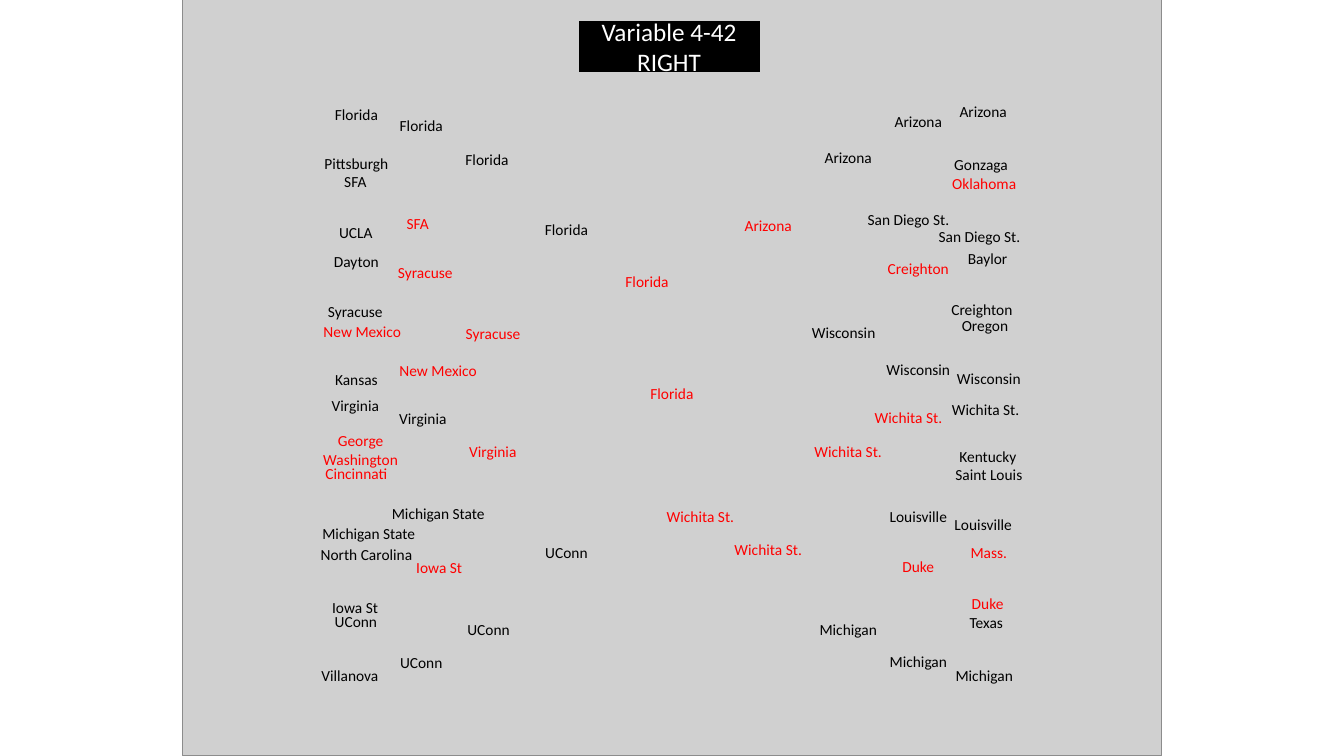
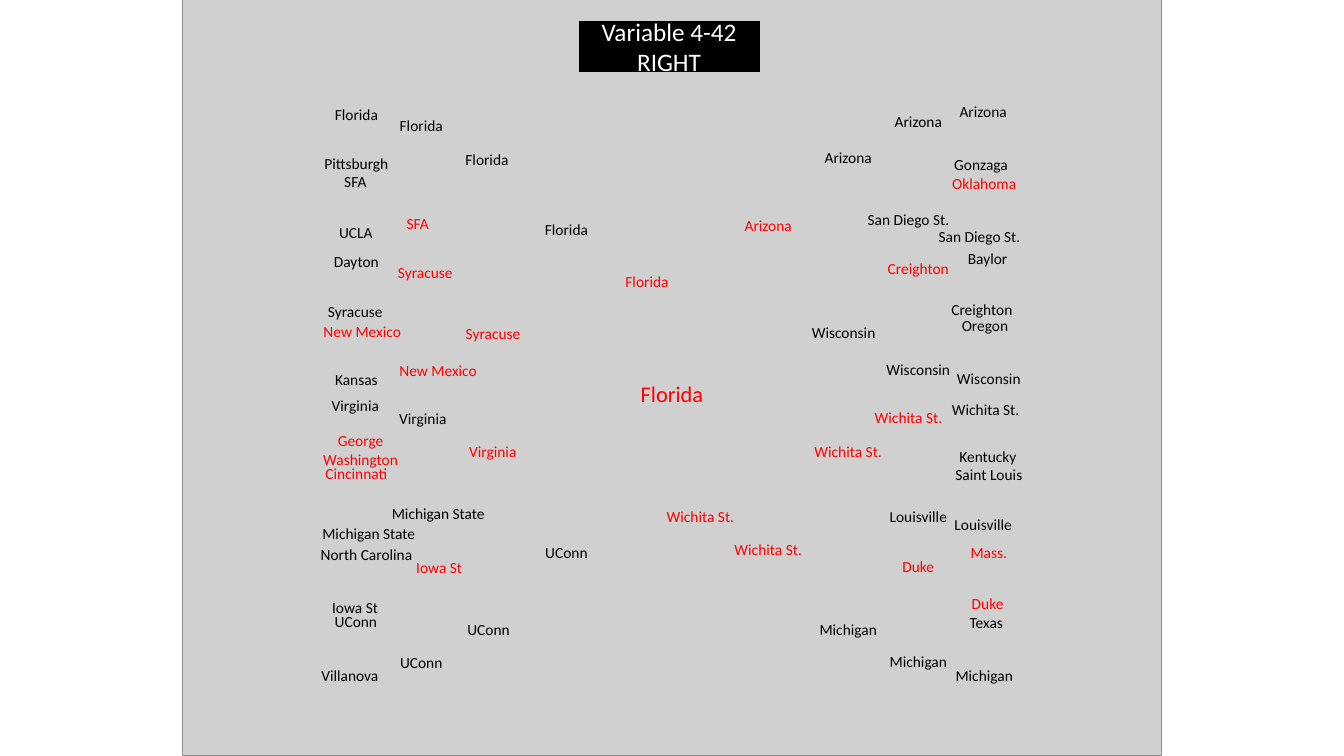
Before and after one commit to NicholasFrederick/March-Madness-Prediction, a slide deck: slide 8 of Brackets.pptx. Drawn at 1344x756 pixels with LibreOffice and Linux fonts; fonts in the diff are those of the drawing; grey boxes stand for pictures. Boxes give left, top, right and bottom in pixels: in the first picture for what was removed or moved away, otherwise in the second. Text is boxed around its words. In the diff, an @@ line names an element or a change of style, - is before the commit and + after.

```diff
--- a/Brackets.pptx
+++ b/Brackets.pptx
@@ text "Florida" at (641, 386, 703, 402): size 11 to 16 pt @@
```
Also in this commit, not shown: 17 other slides changed, 4 slides added, 4 slides removed.
